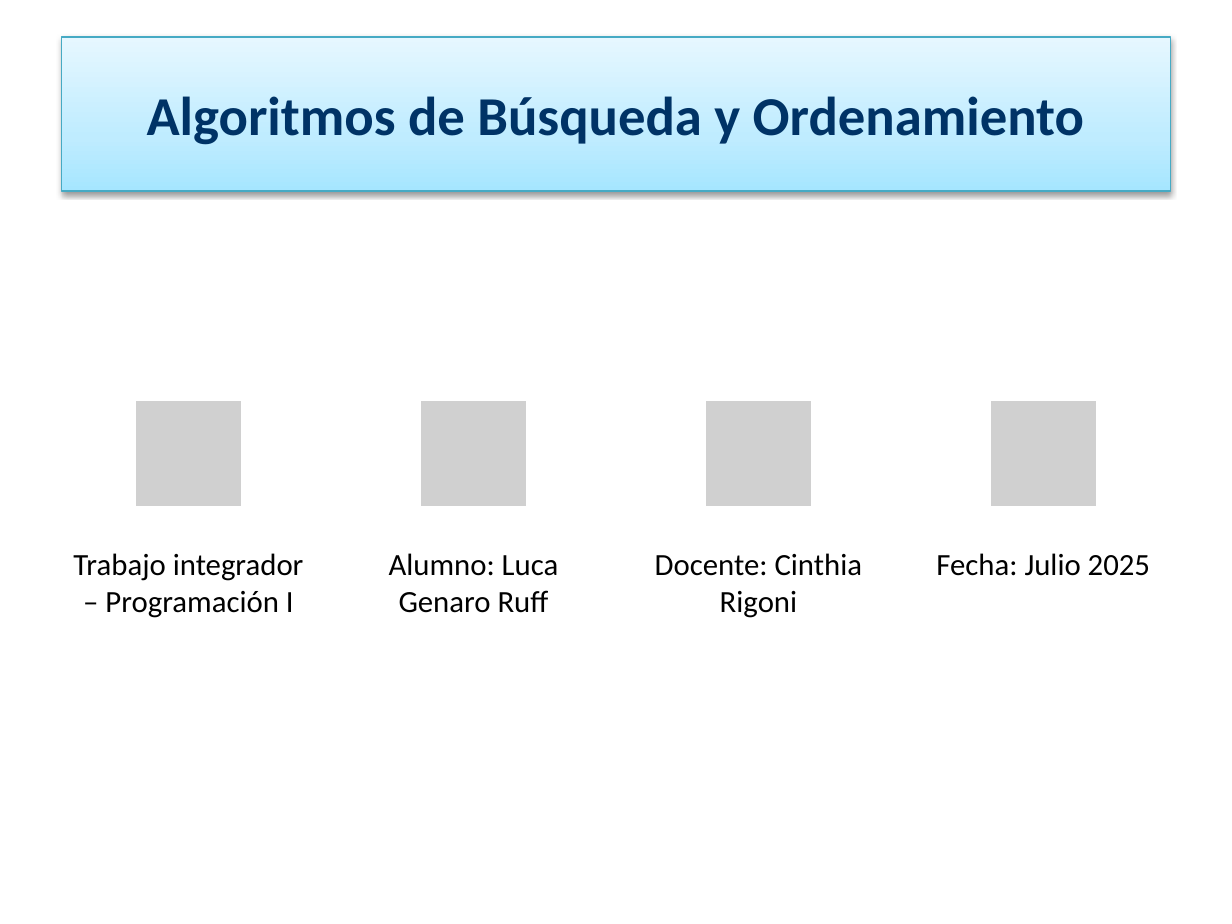
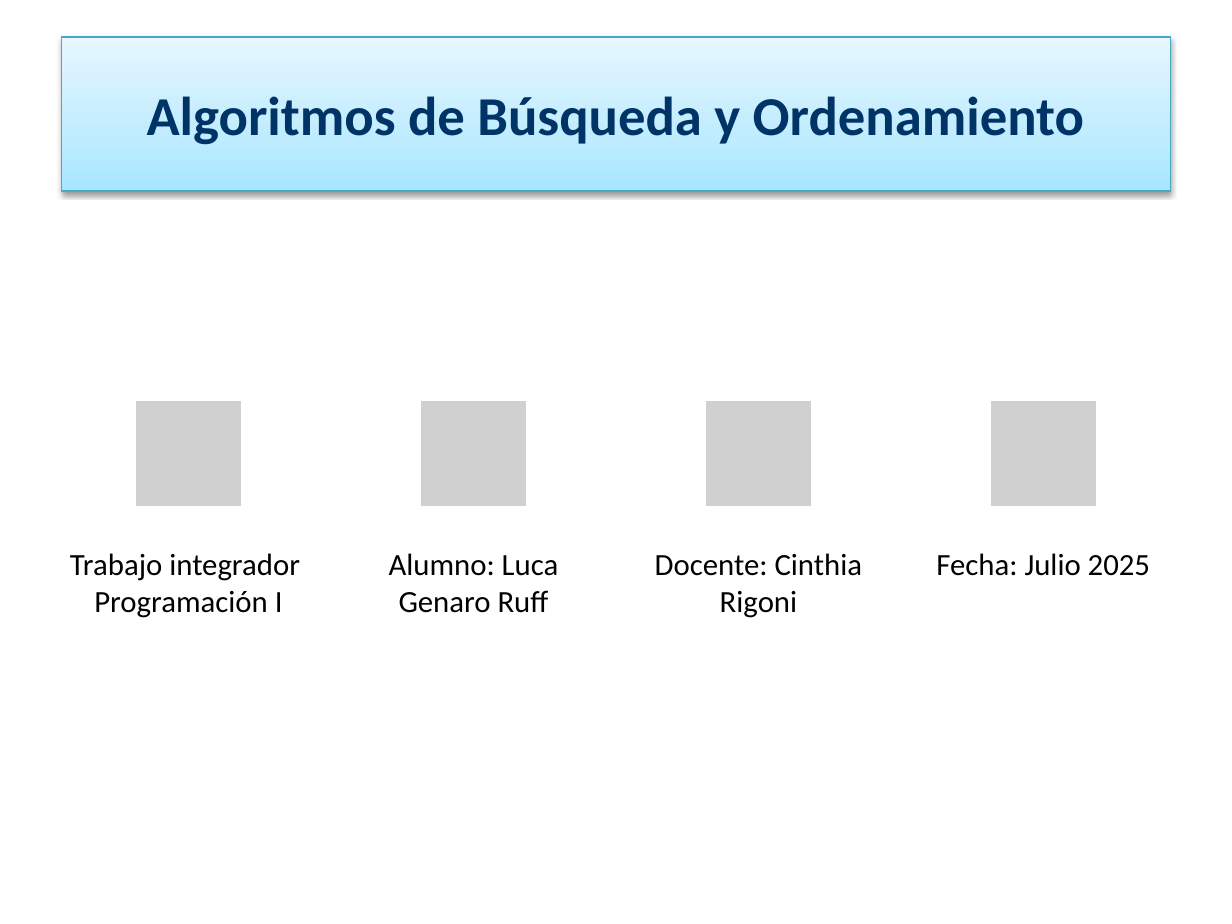
Before and after one commit to LucaR0801/T.P-Integrador-Programaci-n-1, a slide deck: slide 1 of Presentación - TP Programación I - Luca Ruff (Estilizada).pptx. Drawn at 1232x924 pixels with LibreOffice and Linux fonts; fonts in the diff are those of the drawing; grey boxes stand for pictures. Boxes give left, top, right and bottom in pixels: in the first picture for what was removed or moved away, otherwise in the second. Text is boxed around its words. In the diff, an @@ line names an element or a change of style, - is before the commit and + after.

```diff
--- a/Presentación - TP Programación I - Luca Ruff (Estilizada).pptx
+++ b/Presentación - TP Programación I - Luca Ruff (Estilizada).pptx
@@ text at (x1=70, y1=553, x2=300, y2=618): text changed @@
-Trabajo integrador – Programación I
+Trabajo integrador Programación I
```
